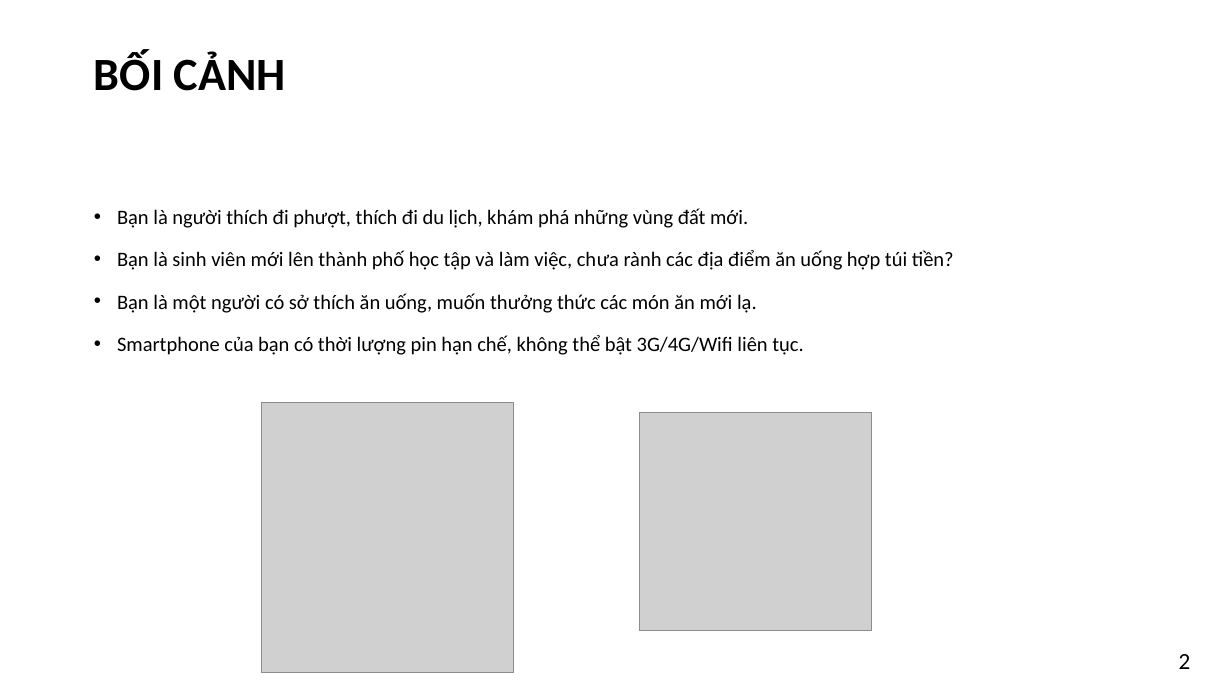
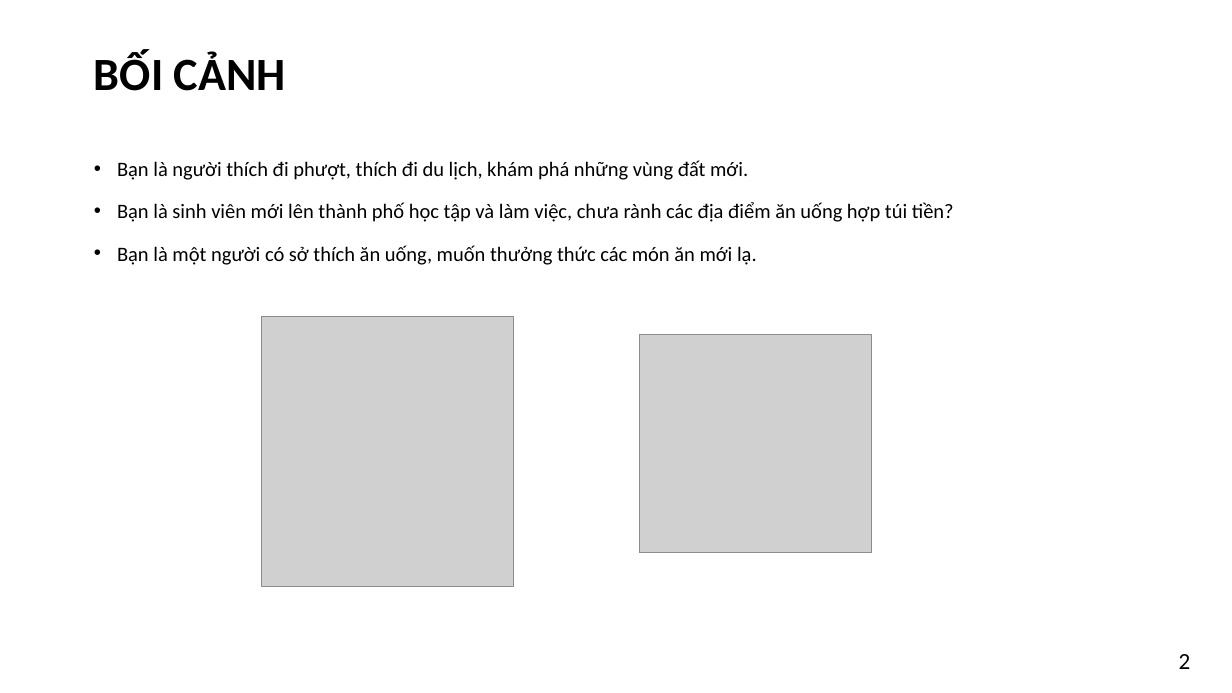
Before and after one commit to kim-ninh/ISE_NTMT_04, a slide deck: slide 2 of 05_Report/FoodMap_Nhom8.pptx. Drawn at 1232x693 pixels with LibreOffice and Linux fonts; fonts in the diff are those of the drawing; grey boxes stand for pictures. Boxes give left, top, right and bottom in pixels: in the first picture for what was removed or moved away, otherwise in the second. Text is boxed around its words. In the diff, an @@ line names an element or a change of style, - is before the commit and + after.

```diff
--- a/05_Report/FoodMap_Nhom8.pptx
+++ b/05_Report/FoodMap_Nhom8.pptx
@@ text "Bạn là người thích đi ...": place and size @@
-text "Bạn là người thích đi ..." at (117,208,954,355)
+text "Bạn là người thích đi ..." at (117,160,954,265)
@@ picture: place and size @@
-picture at (262,403,514,673)
+picture at (262,317,514,587)
@@ text at (117,335,803,355): paragraph removed @@
-• Smartphone của bạn có thời lượng pin hạn chế, không thể bật 3G/4G/Wifi liên tục.
@@ picture: place and size @@
-picture at (640,412,872,630)
+picture at (640,335,872,553)
```
Also in this commit, not shown: 3 other slides changed, 5 slides added, 3 slides removed, 12 other files.
